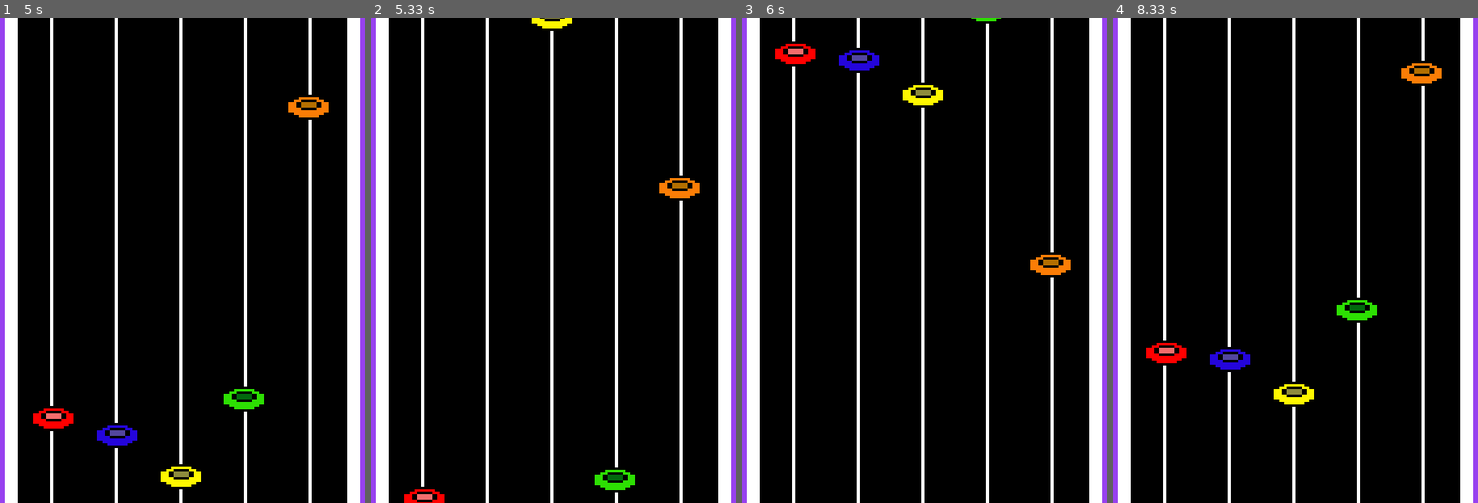
Above: before the commit, frames 1-4 (left to right).
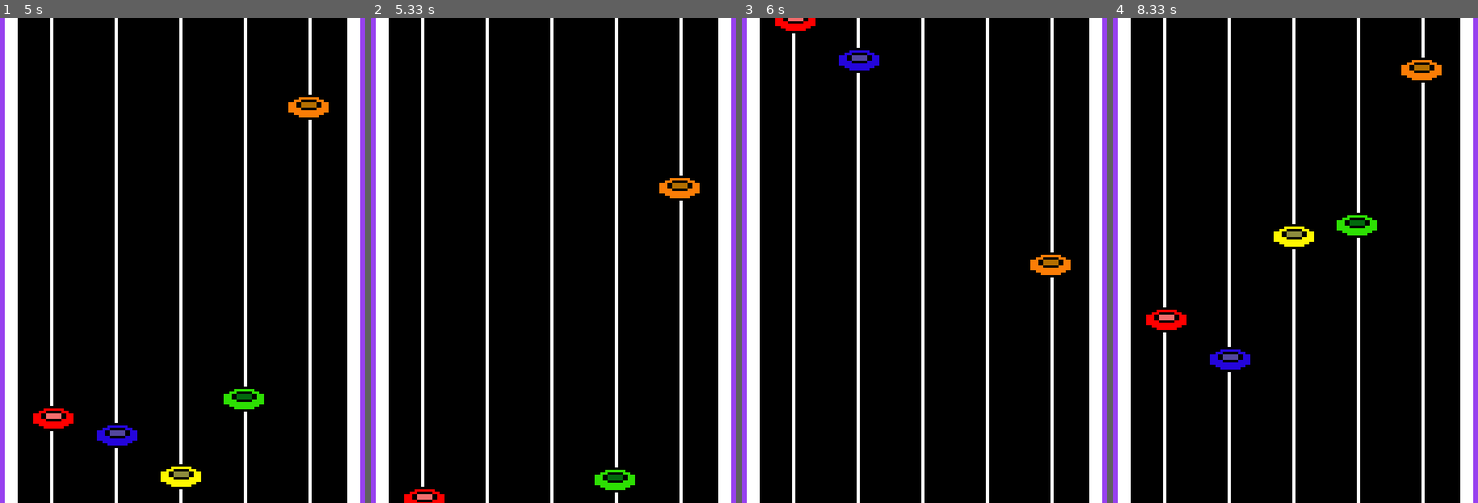
Above: after the commit, the same moments.

Repository: claraluques/projeto-dsoft
Game: pygame game, started from pygame tutorial.py
Two runs of this game, one before a commit and one after it. Both use one fixed random seed, a clock stepped at 60 frames per second and the inputs below.
Inputs:
- Up to frame 1 (5 s): hold Up 0.33-0.87 s; hold A 0.33-0.87 s; hold S 1.47-1.93 s; tap Down at 2.4 s; hold S 2.73-3.1 s; tap Up at 3.63 s; hold S 4.53-4.83 s; hold A from 4.87 s (still down)
- Up to frame 2 (5.33 s): release A at 5.27 s; hold S from 5.3 s (still down)
- Up to frame 3 (6 s): release S at 5.67 s; tap Up at 5.7 s
- Up to frame 4 (8.33 s): hold S 7.1-7.4 s; hold A 7.43-7.83 s; hold S 7.87-8.23 s

Frame 1 is identical in both runs. In frame 2, 0.2% of the frame differs, in the area x 44-56%, y 0-3%; in frame 3, 0.9%; in frame 4, 2.2%, in the area x 9-91%, y 8-81%.

Commit message:
criamos(com o teacher) o inicio de uma hitbox de pontos

Diff:
--- a/pygame tutorial.py
+++ b/pygame tutorial.py
@@ -84,10 +84,16 @@
                 y_change = 5
             elif event.key == pygame.K_UP:
                y_change = -5
-#            elif event.key == pygame.K_q:
-#                if y >= 500:
-#                    print('missed')
-
+            elif event.key == pygame.K_a:
+                d = y1-550
+                if d < 0:
+                    d = -d
+                if d < 5:
+                    print('PERFECT')
+                elif d < 25:
+                    print ("VERY GOOD")
+                else:
+                    print("MISSED")
 
 
 
@@ -124,19 +130,19 @@
     bot5(x, y5)
 
     if y1 > display_height:
-        y1 = random.randrange(-100,0)
+        y1 = random.randrange(-200,0)
 
     if y2 > display_height:
         y2 = random.randrange(-100,0)
 
     if y3 > display_height:
-        y3 = random.randrange(-100,0)
+        y3 = random.randrange(-400,0)
 
     if y4 > display_height:
-        y4 = random.randrange(-100,0)
+        y4 = random.randrange(-250,0)
 
     if y5 > display_height:
-        y5 = random.randrange(-100,0)
+        y5 = random.randrange(-300,0)
 
 
     pygame.display.update()
